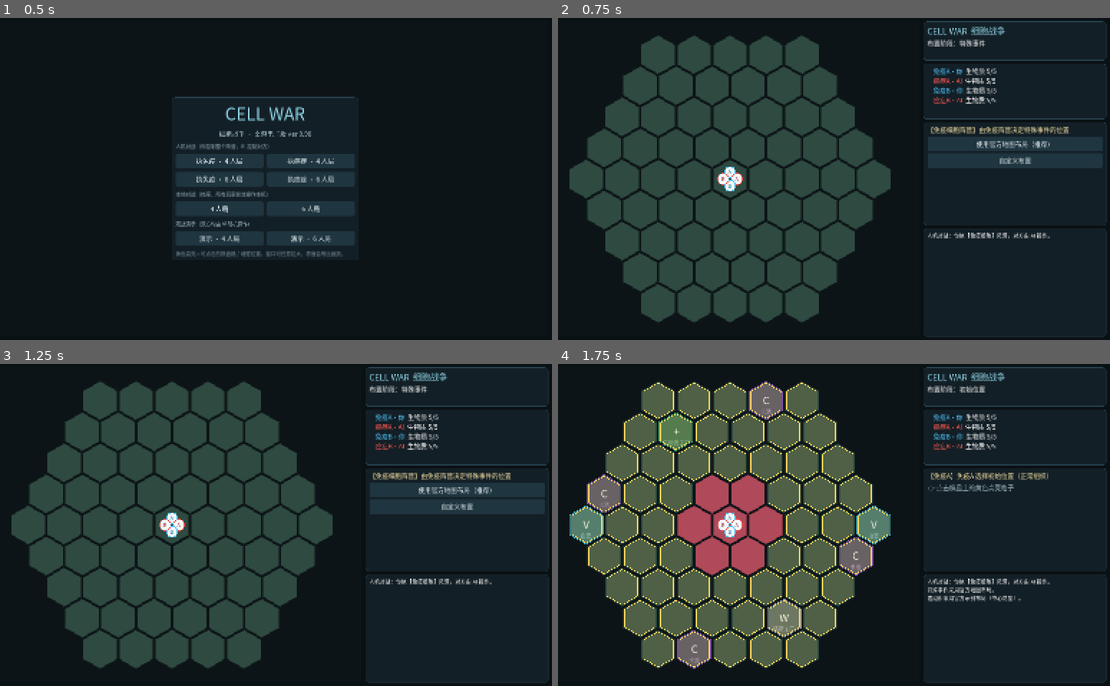
Above: before the commit, frames 1-4 (two rows, left to right).
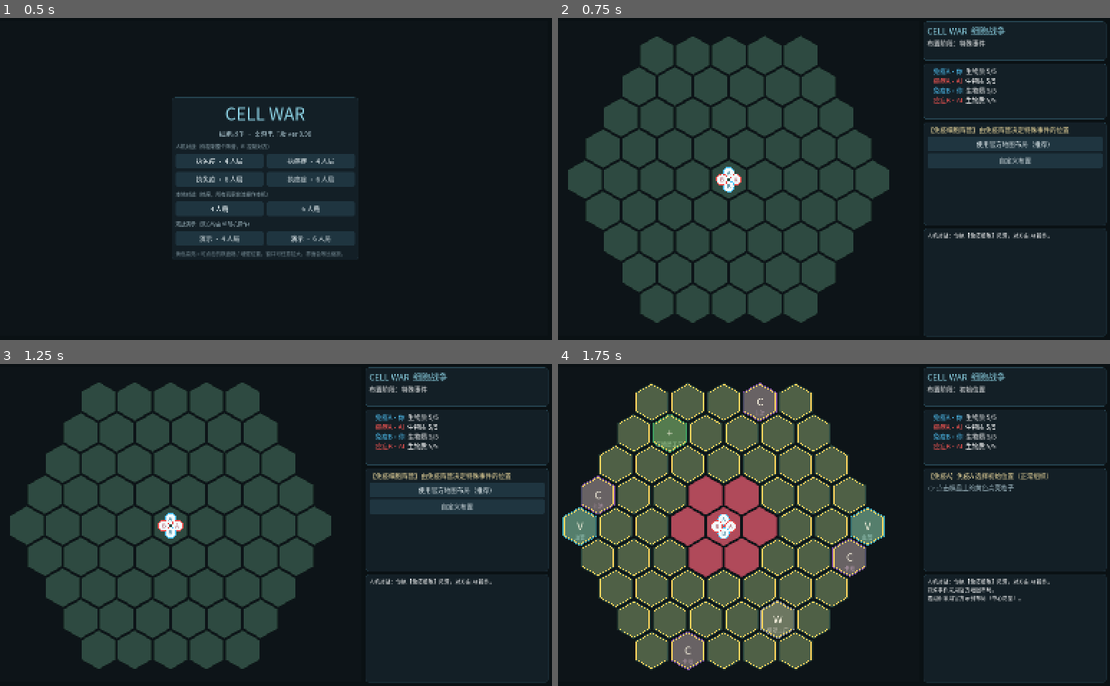
Above: after the commit, the same moments.

Repository: Kevinnb66699/SpringSense-2026-2027-Cell-War
Game: Godot game, scene res://scenes/Main.tscn
Two runs of this game, one before a commit and one after it. Both use one fixed random seed, a clock stepped at 60 frames per second and the inputs below.
Inputs:
- Up to frame 1 (0.5 s): no input
- Up to frame 2 (0.75 s): click "执免疫 · 4 人局" at 0.5 s
- Up to frame 3 (1.25 s): no input
- Up to frame 4 (1.75 s): click "使用官方地图布局（推荐）" at 1.25 s

Frame 1 is identical in both runs. In frame 2, 5.6% of the frame differs, in the area x 1-61%, y 5-95%; in frame 3, 6.2%; in frame 4, 18%, in the area x 0-61%, y 5-96%.

Commit message:
棋盘视图加入鼠标镜头偏移（camera peek）
鼠标偏离棋盘中心时镜头朝该方向平滑平移，最多 18 像素；
PEEK_MAX / PEEK_SPEED 两个常量可调手感。偏移叠加在 origin 上，
绘制与点击命中共用同一坐标，判定不受影响。纯 UI 层改动。

Co-Authored-By: Claude Fable 5 <noreply@anthropic.com>

Diff:
--- a/game/scripts/ui/board_view.gd
+++ b/game/scripts/ui/board_view.gd
@@ -9,6 +9,11 @@
 var game = null          # CWGame
 var hex_size := 40.0
 var origin := Vector2.ZERO
+
+# ---- 鼠标镜头偏移（camera peek）：鼠标偏向哪边，镜头就往那边轻移 ----
+const PEEK_MAX := 18.0    # 最大平移距离（设计分辨率像素），调手感改这里
+const PEEK_SPEED := 8.0   # 跟随/回中的平滑速度，越大越跟手
+var _peek := Vector2.ZERO
 
 # 选择状态
 var pick_mode := ""              # "" / "hex" / "edge"
@@ -41,6 +46,20 @@
 func _ready() -> void:
 	_cells = HexLib.all_cells()
 	mouse_filter = Control.MOUSE_FILTER_STOP
+
+
+func _process(delta: float) -> void:
+	if game == null:
+		return
+	if size.x <= 0.0 or size.y <= 0.0:
+		return
+	# 鼠标相对棋盘中心的归一化偏移 [-1, 1]；镜头向鼠标方向移 = 画面内容反向移
+	var n := ((get_local_mouse_position() - size / 2.0) / (size / 2.0)).clamp(Vector2(-1, -1), Vector2(1, 1))
+	var target := -n * PEEK_MAX
+	var next := _peek.lerp(target, minf(1.0, delta * PEEK_SPEED))
+	if next.distance_to(_peek) > 0.05:
+		_peek = next
+		queue_redraw()
 
 
 func set_pick_hex(options: Array) -> void:
@@ -110,7 +129,7 @@
 	if game == null:
 		return
 	hex_size = minf(size.x / 16.8, size.y / 15.2)
-	origin = size / 2.0
+	origin = size / 2.0 + _peek
 	var font := get_theme_default_font()
 
 	# ---- 组织 ----
